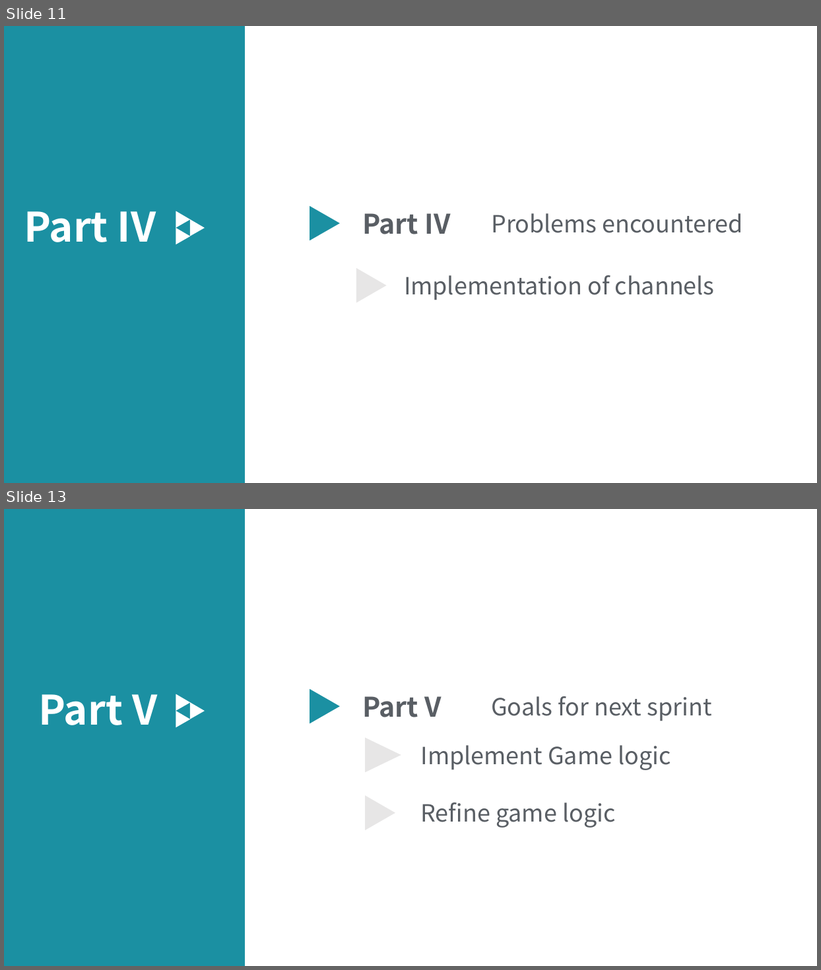
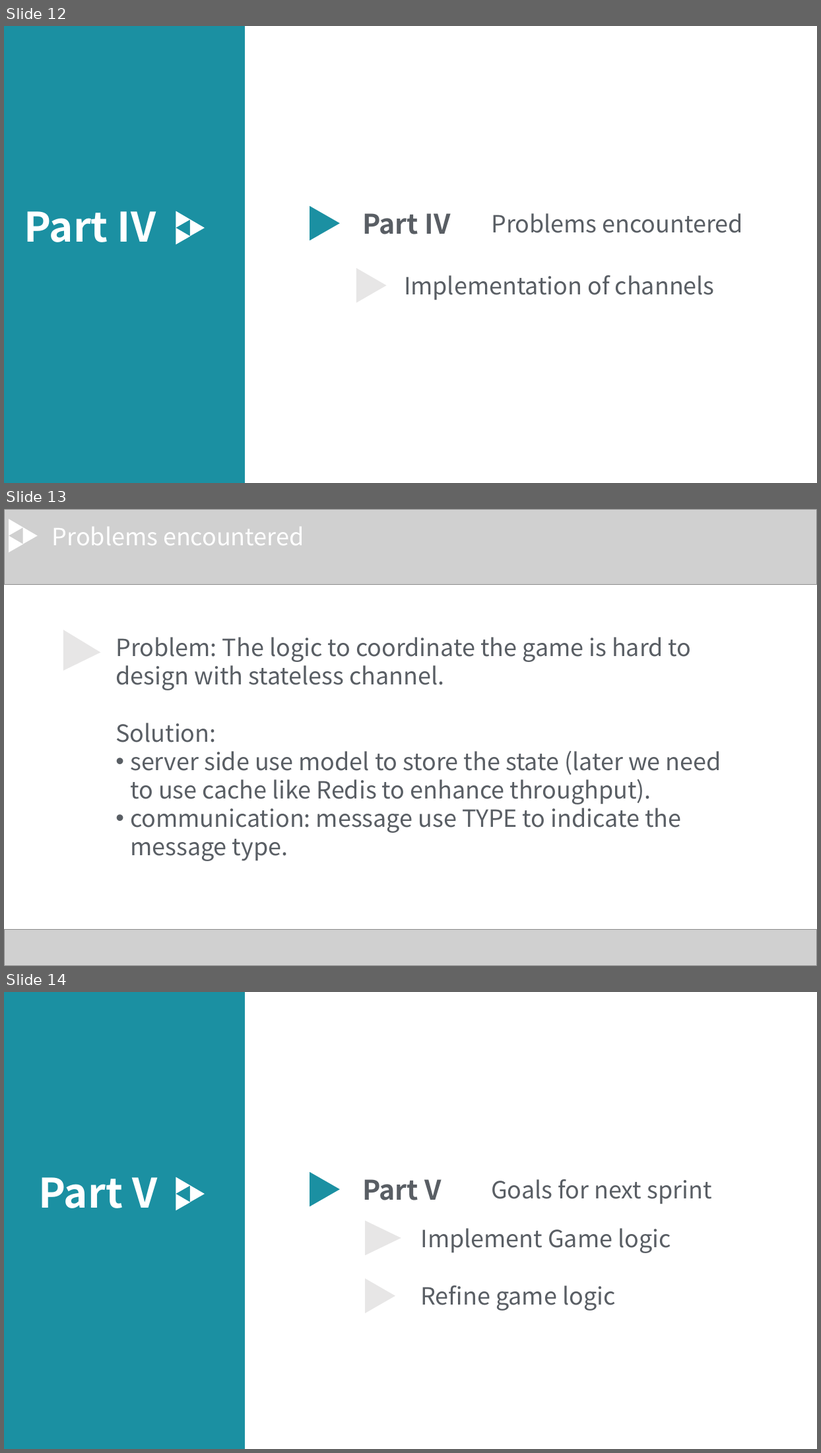
Before and after one commit to ChTimTsubasa/PingpongGame, a slide deck: sprint-presentations/Sprint 1 presentation/Yuanyuan_pingponggame.ppt. Shown one above the other, each under a label of ours: slides 11 and 13 before the commit, slides 12, 13 and 14 after it; the slides between them are not shown. The pictures are 821x970 and 821x1453 pixels, drawn with LibreOffice and Linux fonts; fonts in the diff are those of the drawing; grey boxes stand for pictures. Boxes give left, top, right and bottom in pixels: in the first picture for what was removed or moved away, otherwise in the second. Text is boxed around its words. In the diff, an @@ line names an element or a change of style, - is before the commit and + after.

```diff
--- a/sprint-presentations/Sprint 1 presentation/Yuanyuan_pingponggame.ppt
+++ b/sprint-presentations/Sprint 1 presentation/Yuanyuan_pingponggame.ppt
@@ slide 13 added at <box>4,509,817,966</box>, background #FFFFFF @@
@@ picture added at <box>4,509,816,585</box> @@
@@ triangle added at <box>4,515,23,536</box>, fill #FFFFFF @@
@@ triangle added at <box>15,523,37,544</box>, fill #FFFFFF @@
@@ text added at <box>52,527,304,545</box>, 28 pt, text #FFFFFF @@
+Problems encountered
@@ triangle added at <box>4,531,23,553</box>, fill #FFFFFF @@
@@ triangle added at <box>63,630,100,671</box>, fill #E7E6E6 @@
@@ text added at <box>116,637,721,861</box>, 28 pt, text #595E64 @@
+Problem: The logic to coordinate the game is hard to design with stateless channel.
+Solution:
+• server side use model to store the state (later we need to use cache like Redis to enhance throughput).
+• communication: message use TYPE to indicate the message type.
@@ picture added at <box>4,929,816,966</box> @@
@@ what was slide 11 is now slide 12 @@
@@ what was slide 13 is now slide 14 @@
```
Also in this commit, not shown: 3 slides changed, 1 other slide added, 2 slides removed, 1 other file.
